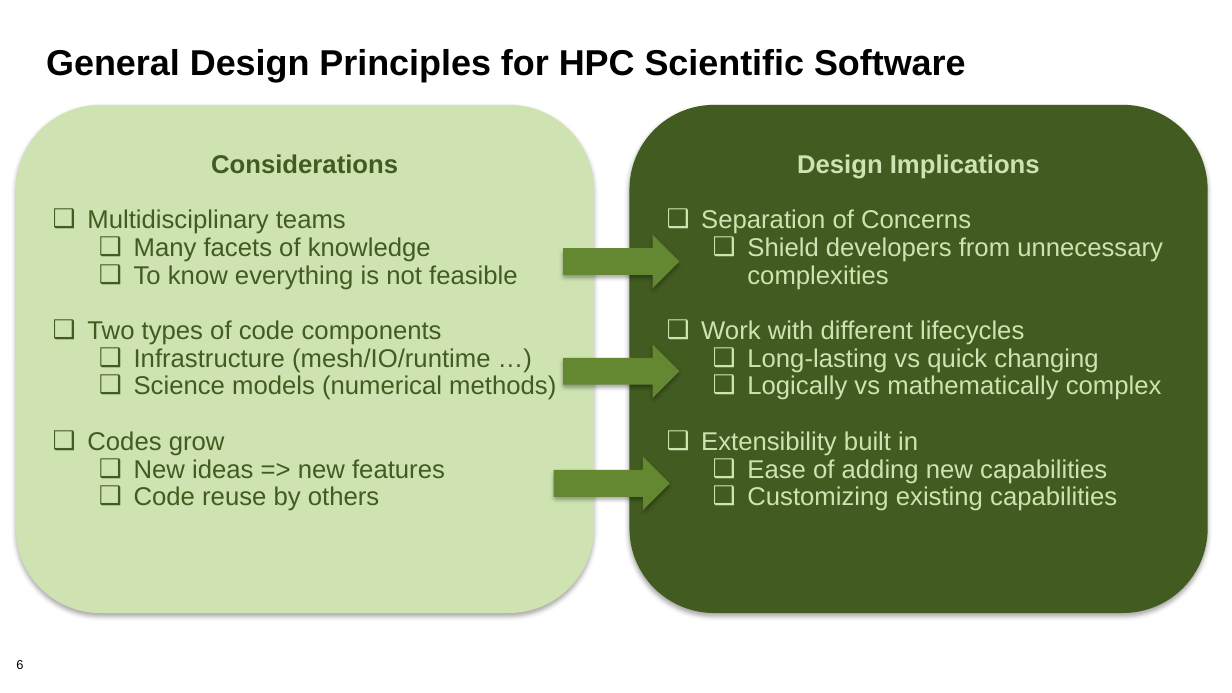
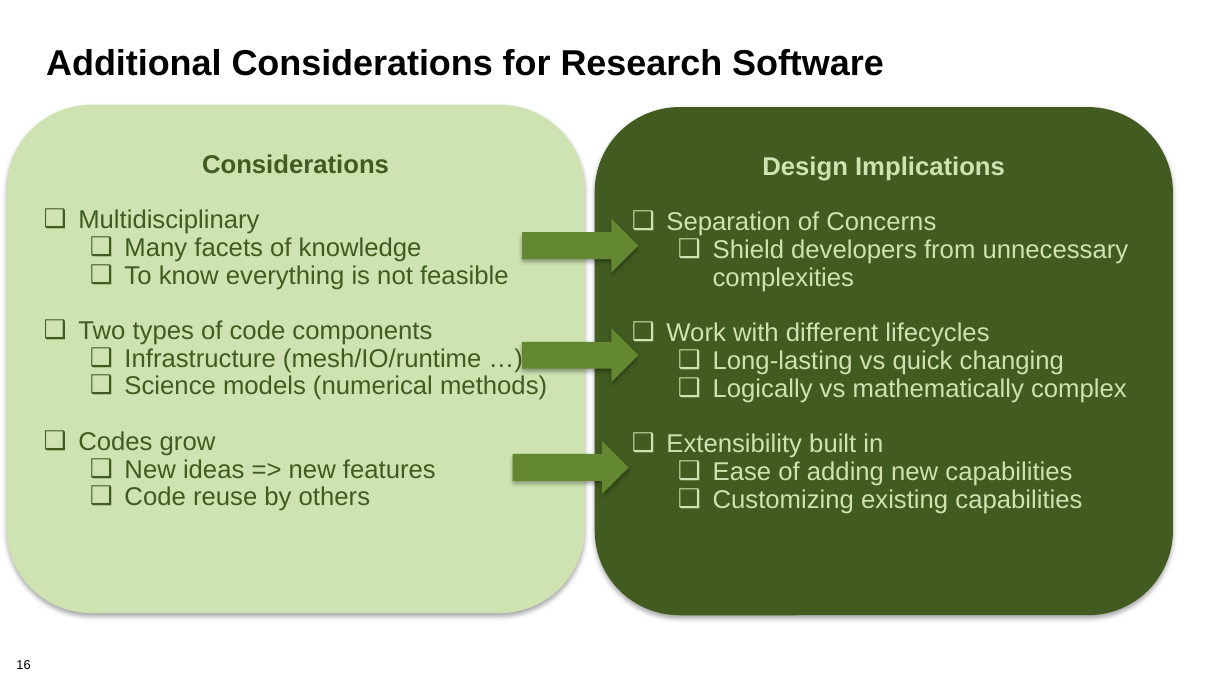
Before and after one commit to bssw-tutorial/presentations, a slide deck: slide 16 of design.pptx (slide 6 before the commit). Drawn at 1232x693 pixels with LibreOffice and Linux fonts; fonts in the diff are those of the drawing; background and template pictures are left out. Boxes give left, top, right and bottom in pixels: in the first picture for what was removed or moved away, otherwise in the second. Text is boxed around its words. In the diff, an @@ line names an element or a change of style, - is before the commit and + after.

Commit message:
changed both design presentations

```diff
--- a/design.pptx
+++ b/design.pptx
@@ title at (46,49,884,76): text changed @@
-General Design Principles for HPC Scientific Software
+Additional Considerations for Research Software
@@ rounded rectangle "Considerations": place and size @@
-rounded rectangle "Considerations" at (16,105,594,614)
+rounded rectangle "Considerations" at (6,105,585,614)
@@ rounded rectangle "Design Implications": place and size @@
-rounded rectangle "Design Implications" at (629,105,1208,614)
+rounded rectangle "Design Implications" at (594,107,1173,616)
@@ text in rounded rectangle at (78,209,259,234): text changed @@
-❑ Multidisciplinary teams
+❑ Multidisciplinary
@@ 3 right arrows: place and size @@
-3 right arrows at (554,235,679,510)
+3 right arrows at (513,219,639,494)
@@ page number at (16,660,30,669): text changed @@
-6
+16
```
Also in this commit, not shown: 8 other slides changed, 40 slides added, 15 slides removed, 1 other file.
